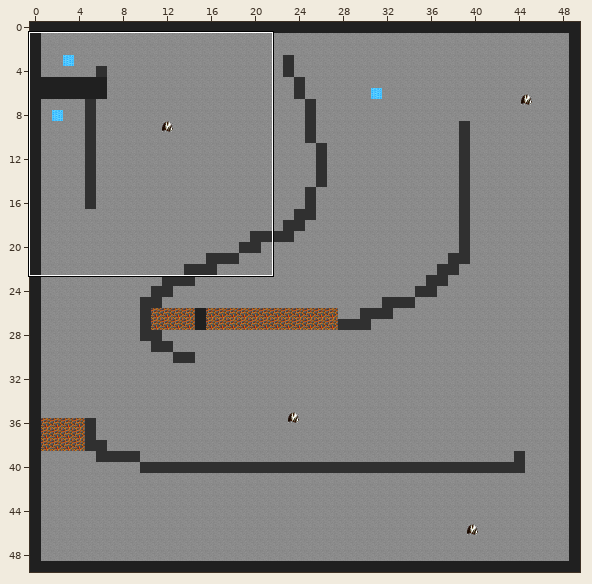
Tiled map: maps/dm1.tmx. Above, an overview of the earlier version with the close-up marked.
Close-up. Before:
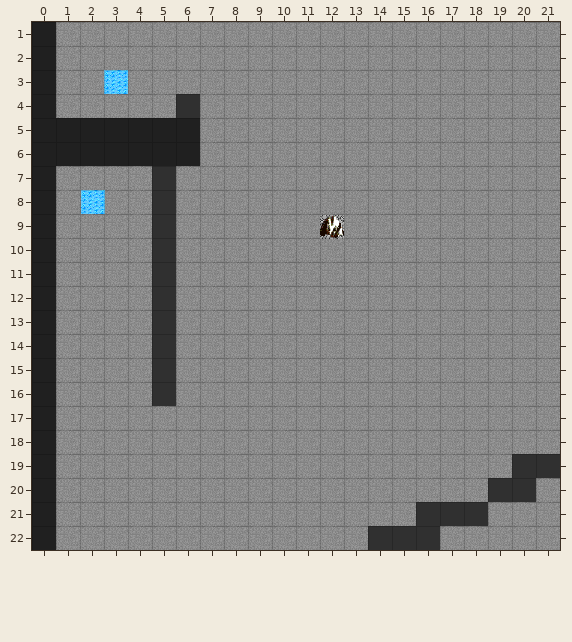
Cells are 32x32 px. Shown: x 0..21, y 1..22. The commit also changed other parts of the map, which this record leaves out.
Now the later version:
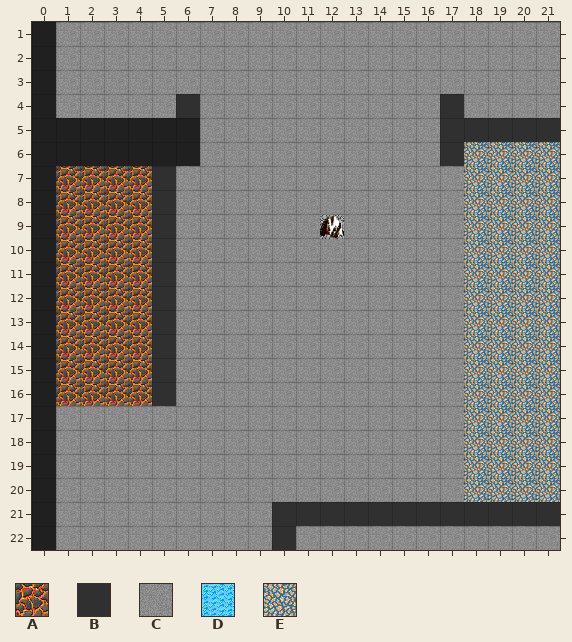
Key: from "tileset": A 0, B 1, C 3, D 15, E 45.
_ is an empty cell.
Objects are placed by their top-left corner, in cells (3,4 is the top-left corner of cell 3,4); size is 1x1 cell unless given.
From old to new:
Layer "background":
The edit adds tile E in row 19 at x 20 to 21; in row 20 at x 19 to 20.
Tile C gives way to tile E in rows 6 to 18 at x 18 to 21; in row 19 at x 18 to 19; in row 20 at x 18 and 21.
Layer "walls":
The edit adds tile B in row 4 at x 17; in row 5 at x 17 to 21; in row 6 at x 17; in row 21 at x 10 to 15 and 19 to 21; in row 22 at x 10.
Tile B is gone in row 19 at x 20 to 21; in row 20 at x 19 to 20; in row 22 at x 14 to 16.
Layer "lava":
The edit adds tile A in rows 7 to 16 at x 1 to 4.
Layer "powerups":
Object D "health" at 3,3 is removed.
Object D "health" at 2,8 is removed.
